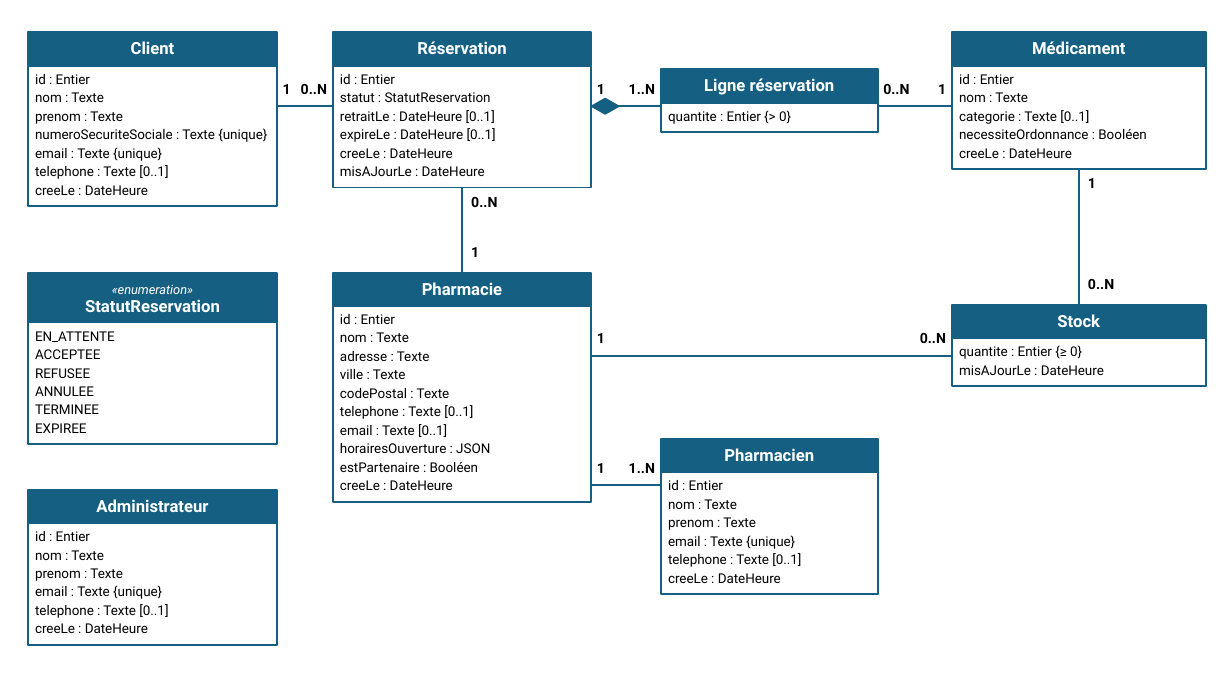
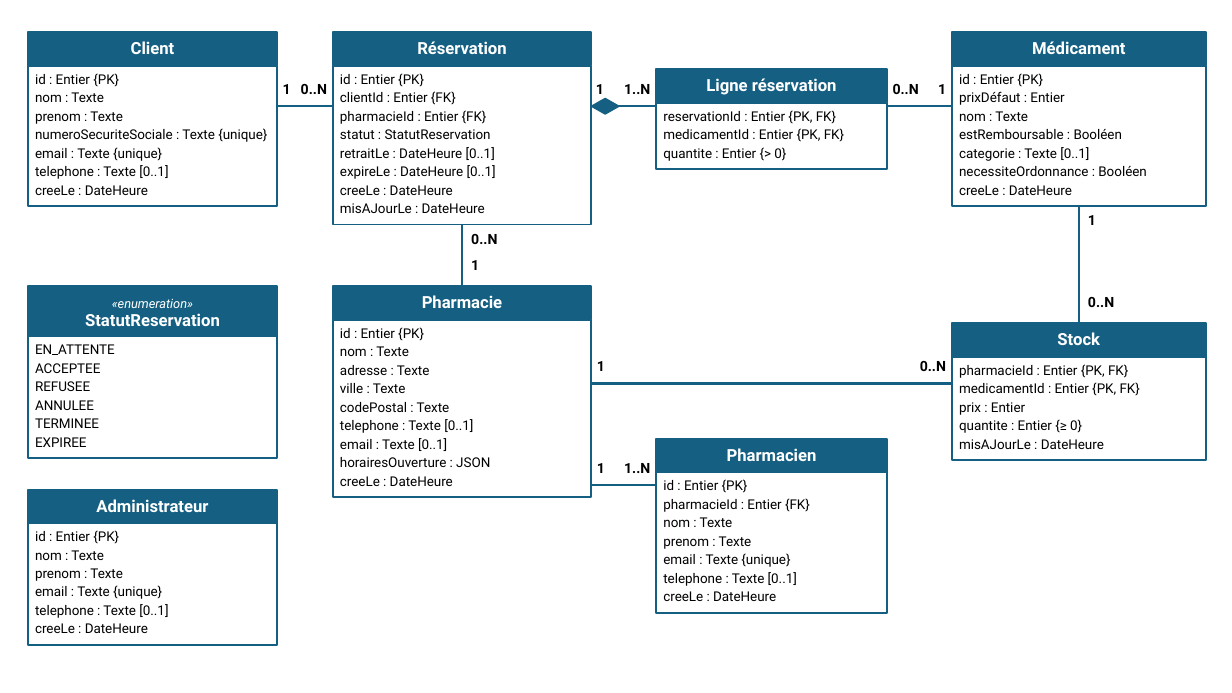
Before and after one commit to lululavignel/LeBonMedoc, a slide deck: slide 1 of UML.pptx. Drawn at 1232x693 pixels with LibreOffice and Linux fonts; fonts in the diff are those of the drawing. Boxes give left, top, right and bottom in pixels: in the first picture for what was removed or moved away, otherwise in the second. Text is boxed around its words. In the diff, an @@ line names an element or a change of style, - is before the commit and + after.

```diff
--- a/UML.pptx
+++ b/UML.pptx
@@ text in rectangle at (35, 73, 119, 86): text changed @@
-id : Entier
+id : Entier {PK}
@@ rectangle "id : Entier {PK}": place and size @@
-rectangle "id : Entier {PK}" at (333, 66, 592, 188)
+rectangle "id : Entier {PK}" at (333, 66, 592, 225)
@@ text in rectangle at (340, 73, 487, 124): text changed @@
-id : Entier
+id : Entier {PK}
+clientId : Entier {FK}
+pharmacieId : Entier {FK}
@@ text "1..N": place and size @@
-text "1..N" at (629, 84, 655, 94)
+text "1..N" at (624, 84, 650, 94)
@@ text "1" rewrapped from (597, 84, 605, 99) to (596, 84, 604, 94) @@
@@ rectangle "Ligne réservation": place and size @@
-rectangle "Ligne réservation" at (661, 69, 878, 103)
+rectangle "Ligne réservation" at (656, 69, 887, 103)
@@ text "0..N": place and size @@
-text "0..N" at (883, 84, 909, 94)
+text "0..N" at (893, 84, 919, 94)
@@ rectangle "id : Entier {PK}": place and size @@
-rectangle "id : Entier {PK}" at (952, 66, 1206, 169)
+rectangle "id : Entier {PK}" at (952, 66, 1206, 206)
@@ text in rectangle at (959, 73, 1064, 105): text changed @@
-id : Entier
+id : Entier {PK}
+prixDéfaut : Entier
@@ line moved from (592, 106) - (661, 106) to (592, 106) - (656, 106) @@
@@ rectangle "reservationId : Entier {PK, FK}": place and size @@
-rectangle "reservationId : Entier {PK, FK}" at (661, 103, 878, 132)
+rectangle "reservationId : Entier {PK, FK}" at (656, 103, 887, 169)
@@ text in rectangle at (663, 110, 844, 142): paragraphs added @@
+reservationId : Entier {PK, FK}
+medicamentId : Entier {PK, FK}
@@ line moved from (878, 106) - (952, 106) to (887, 106) - (952, 106) @@
@@ text in rectangle at (959, 129, 1122, 139): paragraph added @@
+estRemboursable : Booléen
@@ line moved from (1080, 169) - (1080, 305) to (1080, 206) - (1080, 323) @@
@@ line moved from (462, 188) - (462, 273) to (462, 225) - (462, 287) @@
@@ text "0..N": place and size @@
-text "0..N" at (471, 197, 497, 207)
+text "0..N" at (471, 234, 497, 244)
@@ text "1": place and size @@
-text "1" at (1088, 178, 1096, 188)
+text "1" at (1088, 215, 1096, 225)
@@ 3 rectangles, 1 text: place and size @@
-3 rectangles, 1 text at (28, 247, 592, 445)
+3 rectangles, 1 text at (28, 260, 592, 458)
@@ text "0..N": place and size @@
-text "0..N" at (1088, 279, 1114, 289)
+text "0..N" at (1088, 297, 1114, 307)
@@ rectangle "id : Entier {PK}": place and size @@
-rectangle "id : Entier {PK}" at (333, 306, 592, 502)
+rectangle "id : Entier {PK}" at (333, 320, 592, 497)
@@ text in rectangle at (340, 327, 424, 340): text changed @@
-id : Entier
+id : Entier {PK}
@@ rectangle "Stock": place and size @@
-rectangle "Stock" at (952, 305, 1206, 338)
+rectangle "Stock" at (952, 323, 1206, 357)
@@ rectangle "pharmacieId : Entier {PK, FK}": place and size @@
-rectangle "pharmacieId : Entier {PK, FK}" at (952, 338, 1206, 386)
+rectangle "pharmacieId : Entier {PK, FK}" at (952, 357, 1206, 460)
@@ 2 texts, 1 line: place and size @@
-2 texts, 1 line at (592, 333, 952, 356)
+2 texts, 1 line at (592, 361, 952, 384)
@@ text in rectangle at (959, 364, 1140, 415): paragraphs added @@
+pharmacieId : Entier {PK, FK}
+medicamentId : Entier {PK, FK}
+prix : Entier
@@ rectangle "Pharmacien": place and size @@
-rectangle "Pharmacien" at (661, 439, 878, 472)
+rectangle "Pharmacien" at (656, 439, 887, 472)
@@ text in rectangle at (340, 462, 478, 472): paragraph removed @@
-estPartenaire : Booléen
@@ text "1..N": place and size @@
-text "1..N" at (629, 463, 655, 473)
+text "1..N" at (624, 463, 650, 473)
@@ rectangle "id : Entier {PK}": place and size @@
-rectangle "id : Entier {PK}" at (661, 472, 878, 594)
+rectangle "id : Entier {PK}" at (656, 472, 887, 613)
@@ text in rectangle at (663, 479, 810, 512): text changed @@
-id : Entier
+id : Entier {PK}
+pharmacieId : Entier {FK}
@@ line moved from (592, 485) - (661, 485) to (592, 485) - (656, 485) @@
@@ text in rectangle at (35, 530, 119, 543): text changed @@
-id : Entier
+id : Entier {PK}
```
Also in this commit, not shown: 5 other files.
